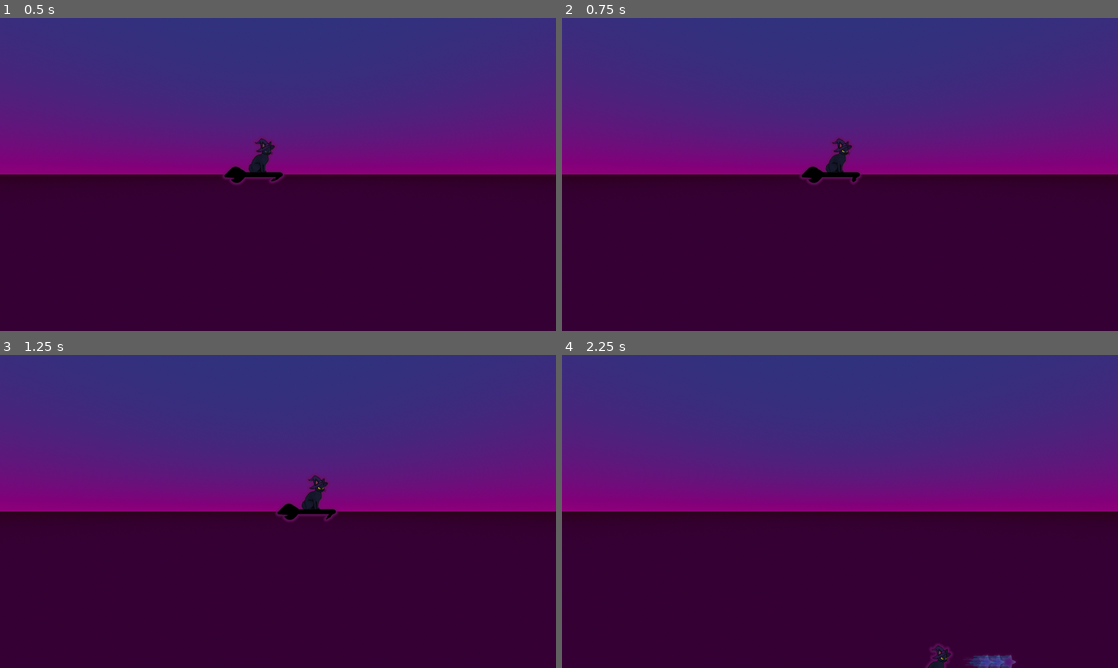
Above: before the commit, frames 1-4 (two rows, left to right).
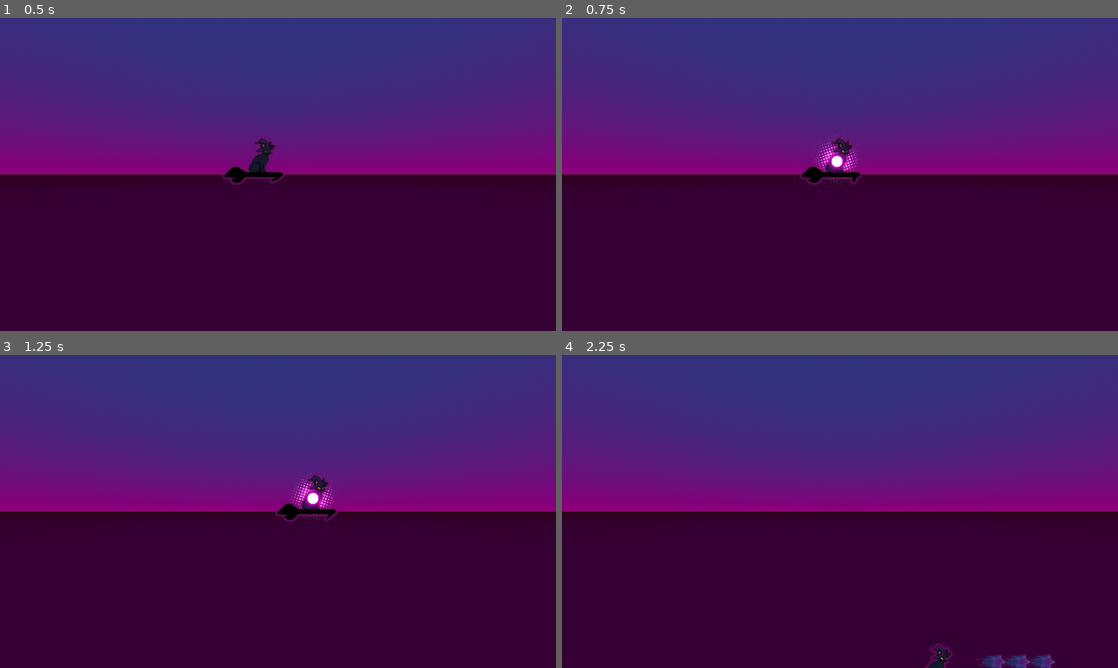
Above: after the commit, the same moments.

Repository: bsu-cs315/fp-brfairchild
Game: Godot game, scene res://title/title.tscn
The game is run twice, just before and just after one commit, with the same random seed, the same clock (stepped at 60 frames per second) and the same inputs.
Inputs:
- Up to frame 1 (0.5 s): no input
- Up to frame 2 (0.75 s): tap Enter at 0.5 s; hold Right (move_right) from 0.53 s (still down); hold Shift (focus) from 0.53 s (still down)
- Up to frame 3 (1.25 s): keep holding Right (move_right); keep holding Shift (focus)
- Up to frame 4 (2.25 s): release Right (move_right) at 1.28 s; release Shift (focus) at 1.28 s; hold Down (move_down) 1.28-2.03 s; tap Shift (focus) at 1.35 s; hold Right (move_right) from 2.03 s (still down); hold Z (shoot) from 2.03 s (still down)

Frame 1 is identical in both runs. In frame 2, 0.4% of the frame differs, in the area x 45-55%, y 37-54%; in frame 3, 0.4%; in frame 4, 0.5%, in the area x 72-89%, y 95-100%.

Commit message:
Add player focus sprite with animation.

Diff:
--- a/project/player/player.gd
+++ b/project/player/player.gd
@@ -8,6 +8,8 @@
 @export var shoot_delay := 0.05
 @export var bullet_pool_size := 45
 
+@onready var focus_sprite1 = $PlayerFocusTexture2
+@onready var focus_sprite2 = $PlayerFocusTexture1
 @onready var player_sprite = $AnimatedSprite2D
 
 var shoot_timer := 0.0
@@ -16,6 +18,8 @@
 
 
 func _ready():
+	focus_sprite1.visible = false
+	focus_sprite2.visible = false
 	call_deferred("_initialize_bullet_pool")
 
 
@@ -38,6 +42,13 @@
 	var current_speed = focus_speed if Input.is_action_pressed("focus") else speed
 	velocity = direction * current_speed
 
+	if Input.is_action_pressed("focus"):
+		focus_sprite1.visible = true
+		focus_sprite2.visible = true
+	else:
+		focus_sprite1.visible = false
+		focus_sprite2.visible = false
+
 	move_and_slide()
 
 	if direction.y != 0:
@@ -52,6 +63,7 @@
 	if Input.is_action_pressed("shoot") and shoot_timer <= 0:
 		spawn_bullet()
 		shoot_timer = shoot_delay
+
 	for bullet in active_bullets:
 		if is_bullet_off_screen(bullet):
 			recycle_bullet(bullet)
--- a/project/player/player.tscn
+++ b/project/player/player.tscn
@@ -1,7 +1,47 @@
-[gd_scene load_steps=10 format=3 uid="uid://cpko1hrbwgkfu"]
+[gd_scene load_steps=15 format=3 uid="uid://cpko1hrbwgkfu"]
 
 [ext_resource type="Texture2D" uid="uid://blkhxfl0hn5pf" path="res://player/player_spritesheet.png" id="1_2r30b"]
 [ext_resource type="Script" path="res://player/player.gd" id="1_tcj71"]
+[ext_resource type="Texture2D" uid="uid://ogu5imggn4b2" path="res://player/player_focus_texture_2.png" id="2_n83nw"]
+[ext_resource type="Texture2D" uid="uid://c4bep5d6boi7l" path="res://player/player_focus_texture_1.png" id="4_l4wj8"]
+
+[sub_resource type="Animation" id="Animation_1lx3y"]
+resource_name = "focus_anm"
+length = 5.0
+loop_mode = 1
+tracks/0/type = "value"
+tracks/0/imported = false
+tracks/0/enabled = true
+tracks/0/path = NodePath(".:rotation")
+tracks/0/interp = 1
+tracks/0/loop_wrap = true
+tracks/0/keys = {
+"times": PackedFloat32Array(0, 5),
+"transitions": PackedFloat32Array(1, 1),
+"update": 0,
+"values": [0.0, 6.28319]
+}
+
+[sub_resource type="Animation" id="Animation_5ms13"]
+length = 0.001
+tracks/0/type = "value"
+tracks/0/imported = false
+tracks/0/enabled = true
+tracks/0/path = NodePath(".:rotation")
+tracks/0/interp = 1
+tracks/0/loop_wrap = true
+tracks/0/keys = {
+"times": PackedFloat32Array(0),
+"transitions": PackedFloat32Array(1),
+"update": 0,
+"values": [0.0]
+}
+
+[sub_resource type="AnimationLibrary" id="AnimationLibrary_6a5ck"]
+_data = {
+"RESET": SubResource("Animation_5ms13"),
+"focus_anm": SubResource("Animation_1lx3y")
+}
 
 [sub_resource type="AtlasTexture" id="AtlasTexture_ty5ka"]
 atlas = ExtResource("1_2r30b")
@@ -52,6 +92,17 @@
 [node name="Player" type="CharacterBody2D"]
 script = ExtResource("1_tcj71")
 
+[node name="AnimationPlayer" type="AnimationPlayer" parent="."]
+root_node = NodePath("../PlayerFocusTexture2")
+libraries = {
+"": SubResource("AnimationLibrary_6a5ck")
+}
+autoplay = "focus_anm"
+
+[node name="PlayerFocusTexture2" type="Sprite2D" parent="."]
+position = Vector2(0, -2)
+texture = ExtResource("2_n83nw")
+
 [node name="AnimatedSprite2D" type="AnimatedSprite2D" parent="." groups=["player"]]
 position = Vector2(-17, 0)
 sprite_frames = SubResource("SpriteFrames_i8n27")
@@ -60,3 +111,7 @@
 
 [node name="CollisionShape2D" type="CollisionShape2D" parent="."]
 shape = SubResource("CircleShape2D_oj6cy")
+
+[node name="PlayerFocusTexture1" type="Sprite2D" parent="."]
+position = Vector2(0, -2)
+texture = ExtResource("4_l4wj8")
--- a/project/player_bullet/player_bullet_1.gd
+++ b/project/player_bullet/player_bullet_1.gd
@@ -1,6 +1,6 @@
 extends Area2D
 
-@export var speed: float = 1050
+@export var speed: float = 1500
 @export var direction: Vector2 = Vector2(1, 0)
 
 func _process(delta: float):
Binary file added: project/player/player_focus_texture_1.png
Not shown, added: project/player/player_focus_texture_1.png.import
Binary file added: project/player/player_focus_texture_2.png
Not shown, added: project/player/player_focus_texture_2.png.import
